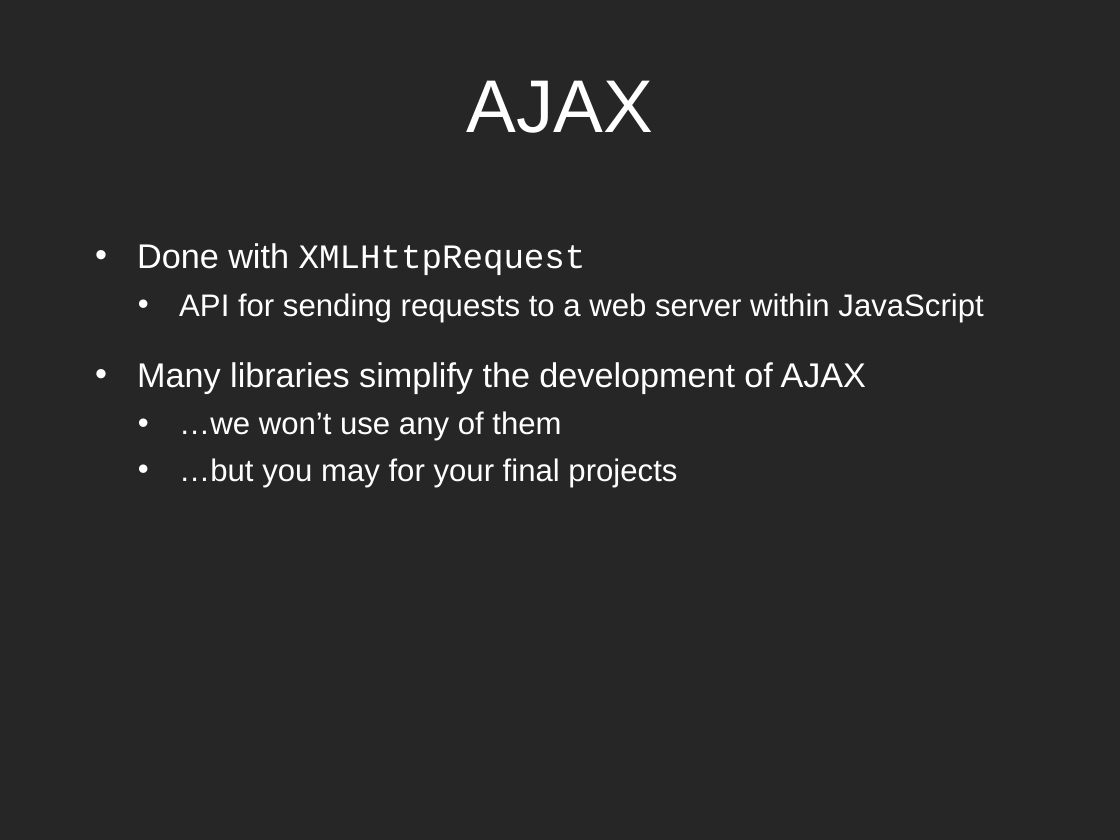
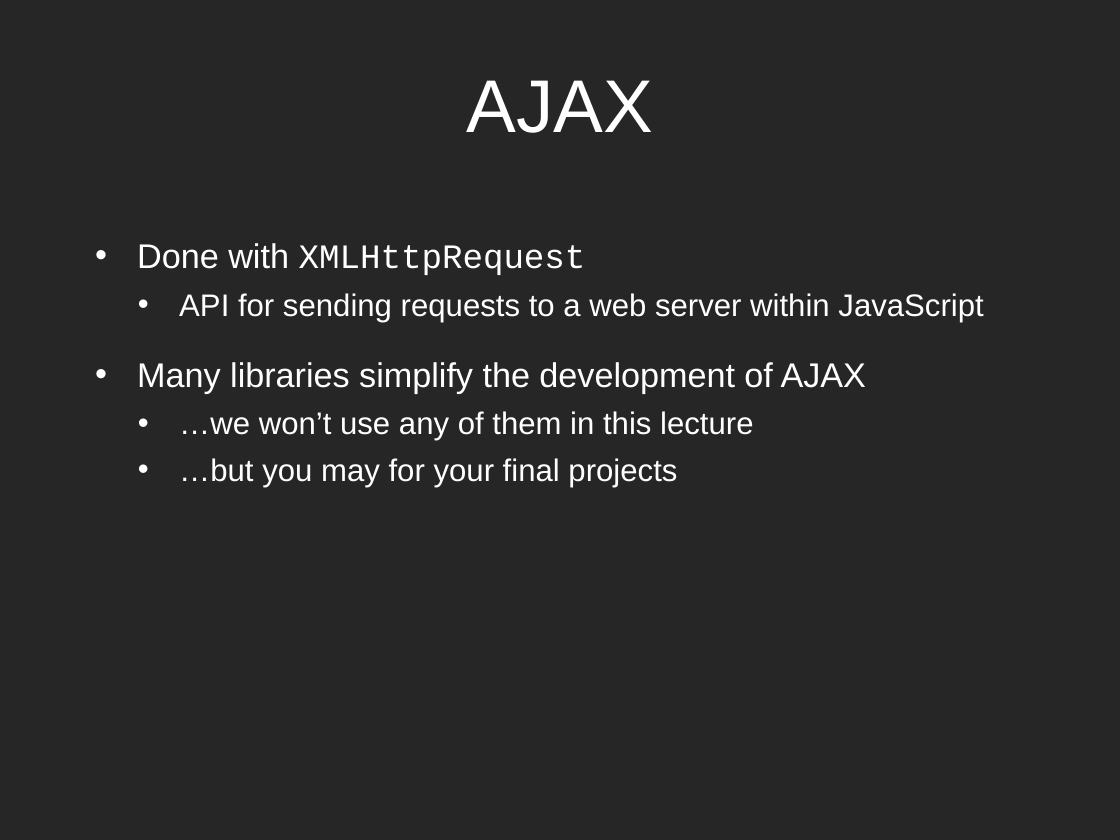
Before and after one commit to dantasse/ssuiweb2014, a slide deck: slide 27 of week07/week07.pptx (slide 28 before the commit). Drawn at 1120x840 pixels with LibreOffice and Linux fonts; fonts in the diff are those of the drawing. Boxes give left, top, right and bottom in pixels: in the first picture for what was removed or moved away, otherwise in the second. Text is boxed around its words. In the diff, an @@ line names an element or a change of style, - is before the commit and + after.

```diff
--- a/week07/week07.pptx
+++ b/week07/week07.pptx
@@ text at box(179, 411, 753, 441): text changed @@
-  • …we won’t use any of them
+  • …we won’t use any of them in this lecture
```
Also in this commit, not shown: 8 other slides changed, 3 slides added, 10 slides removed, 29 other files.
